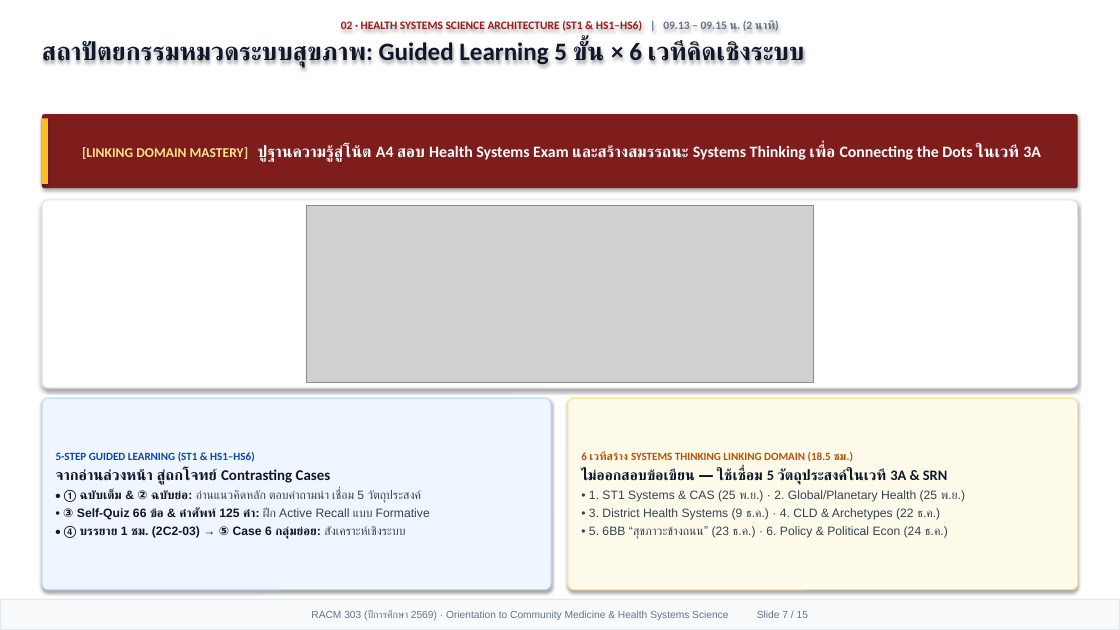
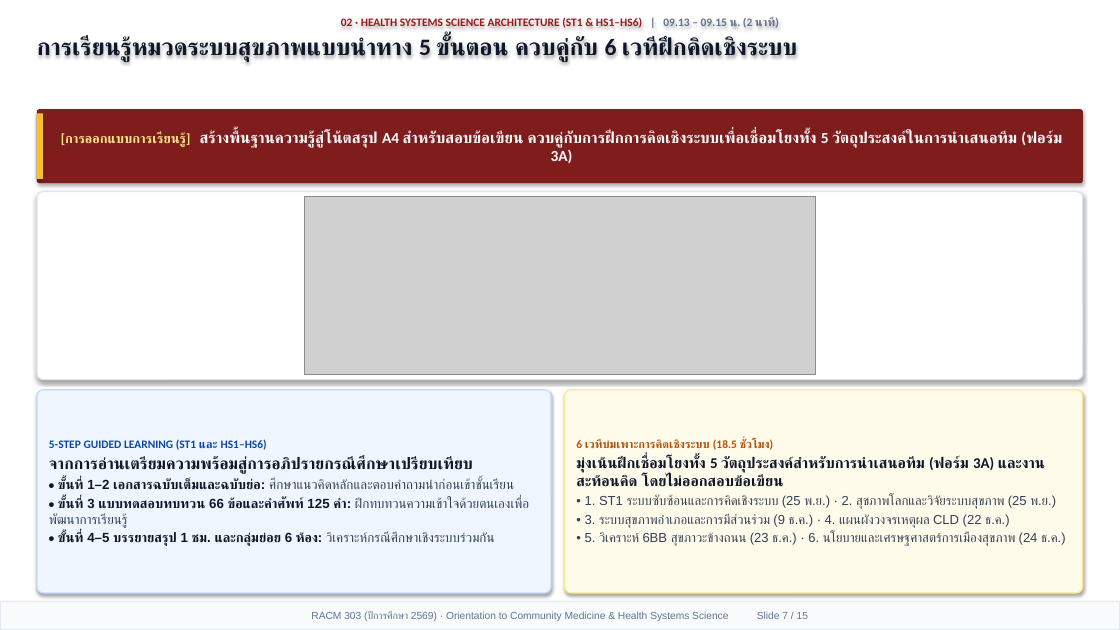
Before and after one commit to smartwoo/racm303-2569-faculty-member, a slide deck: slide 7 of exports/pptx/RACM303_2569_Orientation_Slides.pptx. Drawn at 1120x630 pixels with LibreOffice and Linux fonts; fonts in the diff are those of the drawing; grey boxes stand for pictures. Boxes give left, top, right and bottom in pixels: in the first picture for what was removed or moved away, otherwise in the second. Text is boxed around its words. In the diff, an @@ line names an element or a change of style, - is before the commit and + after.

```diff
--- a/exports/pptx/RACM303_2569_Orientation_Slides.pptx
+++ b/exports/pptx/RACM303_2569_Orientation_Slides.pptx
@@ text at (x1=37, y1=36, x2=797, y2=62): text changed; size 21.5 to 20.2 pt @@
-สถาปัตยกรรมหมวดระบบสุขภาพ: Guided Learning 5 ขั้น × 6 เวทีคิดเชิงระบบ
+การเรียนรู้หมวดระบบสุขภาพแบบนำทาง 5 ขั้นตอน ควบคู่กับ 6 เวทีฝึกคิดเชิงระบบ
@@ rectangle moved from (x1=42, y1=118, x2=48, y2=184) to (x1=37, y1=113, x2=43, y2=179) @@
@@ rounded rectangle "[การออกแบบการเรียนรู้] สร้างพื้นฐานความรู้สู่โน้ตสรุป A4 สำห ..." resized from (x1=42, y1=114, x2=1078, y2=188) to (x1=37, y1=109, x2=1083, y2=183) @@
@@ text in rounded rectangle at (x1=61, y1=130, x2=1062, y2=163): text changed; size 13.6 to 13.2 pt @@
-[LINKING DOMAIN MASTERY] ปูฐานความรู้สู่โน้ต A4 สอบ Health Systems Exam และสร้างสมรรถนะ Systems Thinking เพื่อ Connecting the Dots ในเวที 3A
+[การออกแบบการเรียนรู้] สร้างพื้นฐานความรู้สู่โน้ตสรุป A4 สำหรับสอบข้อเขียน ควบคู่กับการฝึกการคิดเชิงระบบเพื่อเชื่อมโยงทั้ง 5 วัตถุประสงค์ในการนำเสนอทีม (ฟอร์ม 3A)
@@ rounded rectangle resized from (x1=42, y1=200, x2=1078, y2=388) to (x1=37, y1=192, x2=1083, y2=380) @@
@@ picture resized from (x1=307, y1=206, x2=813, y2=382) to (x1=304, y1=197, x2=816, y2=375) @@
@@ rounded rectangle "5-STEP GUIDED LEARNING (ST1 และ ..." resized from (x1=42, y1=398, x2=551, y2=590) to (x1=37, y1=390, x2=551, y2=593) @@
@@ rounded rectangle "6 เวทีบ่มเพาะการคิดเชิงระบบ (18.5 ชั่วโมง)" resized from (x1=568, y1=398, x2=1078, y2=590) to (x1=565, y1=390, x2=1083, y2=593) @@
@@ text in rounded rectangle at (x1=49, y1=439, x2=529, y2=546): text changed; size 10.4 to 11.4 pt @@
-5-STEP GUIDED LEARNING (ST1 & HS1–HS6)
-จากอ่านล่วงหน้า สู่ถกโจทย์ Contrasting Cases
-• ① ฉบับเต็ม & ② ฉบับย่อ: อ่านแนวคิดหลัก ตอบคำถามนำ เชื่อม 5 วัตถุประสงค์
-• ③ Self-Quiz 66 ข้อ & คำศัพท์ 125 คำ: ฝึก Active Recall แบบ Formative
-• ④ บรรยาย 1 ชม. (2C2-03) → ⑤ Case 6 กลุ่มย่อย: สังเคราะห์เชิงระบบ
+5-STEP GUIDED LEARNING (ST1 และ HS1–HS6)
+จากการอ่านเตรียมความพร้อมสู่การอภิปรายกรณีศึกษาเปรียบเทียบ
+• ขั้นที่ 1–2 เอกสารฉบับเต็มและฉบับย่อ: ศึกษาแนวคิดหลักและตอบคำถามนำก่อนเข้าชั้นเรียน
+• ขั้นที่ 3 แบบทดสอบทบทวน 66 ข้อและคำศัพท์ 125 คำ: ฝึกทบทวนความเข้าใจด้วยตนเองเพื่อพัฒนาการเรียนรู้
+• ขั้นที่ 4–5 บรรยายสรุป 1 ชม. และกลุ่มย่อย 6 ห้อง: วิเคราะห์กรณีศึกษาเชิงระบบร่วมกัน
@@ text in rounded rectangle at (x1=576, y1=439, x2=1066, y2=546): text changed; size 10.4 to 11.2 pt @@
-6 เวทีสร้าง SYSTEMS THINKING LINKING DOMAIN (18.5 ชม.)
-ไม่ออกสอบข้อเขียน — ใช้เชื่อม 5 วัตถุประสงค์ในเวที 3A & SRN
-• 1. ST1 Systems & CAS (25 พ.ย.) · 2. Global/Planetary Health (25 พ.ย.)
-• 3. District Health Systems (9 ธ.ค.) · 4. CLD & Archetypes (22 ธ.ค.)
-• 5. 6BB “สุขภาวะข้างถนน” (23 ธ.ค.) · 6. Policy & Political Econ (24 ธ.ค.)
+6 เวทีบ่มเพาะการคิดเชิงระบบ (18.5 ชั่วโมง)
+มุ่งเน้นฝึกเชื่อมโยงทั้ง 5 วัตถุประสงค์สำหรับการนำเสนอทีม (ฟอร์ม 3A) และงานสะท้อนคิด โดยไม่ออกสอบข้อเขียน
+• 1. ST1 ระบบซับซ้อนและการคิดเชิงระบบ (25 พ.ย.) · 2. สุขภาพโลกและวิจัยระบบสุขภาพ (25 พ.ย.)
+• 3. ระบบสุขภาพอำเภอและการมีส่วนร่วม (9 ธ.ค.) · 4. แผนผังวงจรเหตุผล CLD (22 ธ.ค.)
+• 5. วิเคราะห์ 6BB สุขภาวะข้างถนน (23 ธ.ค.) · 6. นโยบายและเศรษฐศาสตร์การเมืองสุขภาพ (24 ธ.ค.)
```
Also in this commit, not shown: 13 other slides changed, 1 slide added, 1 slide removed, 5 other files.
